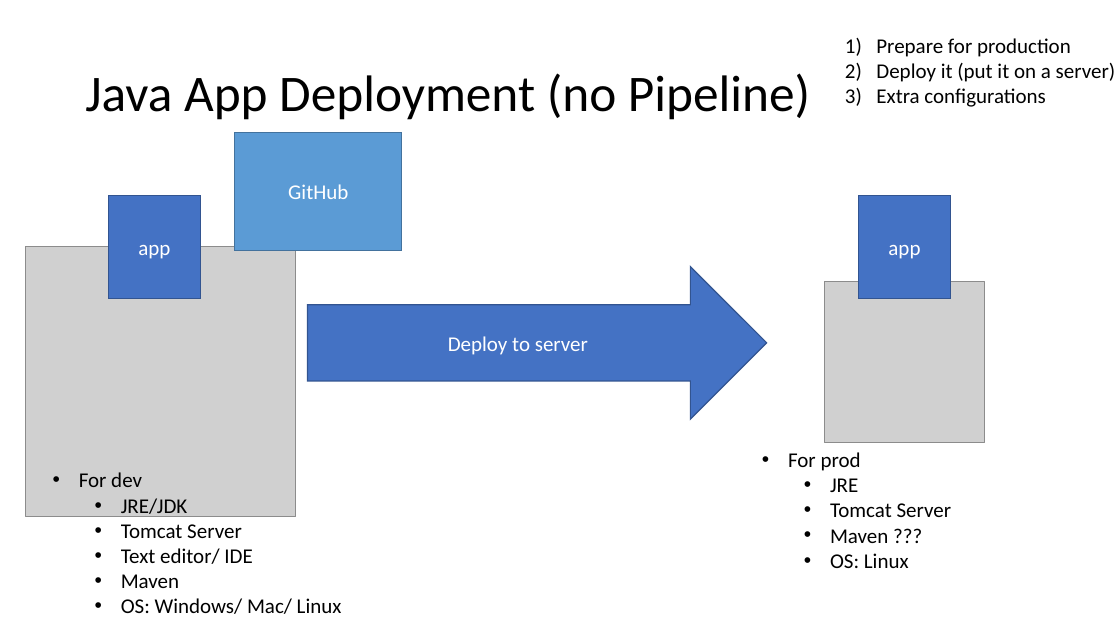
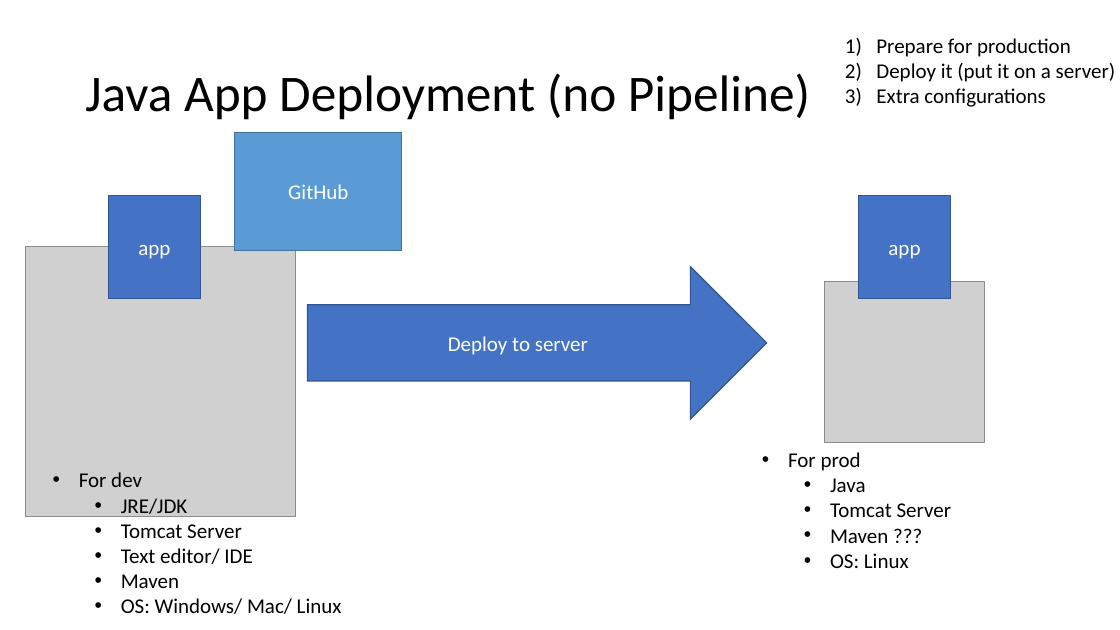
Before and after one commit to 200914ROC2/Training, a slide deck: slide 8 of 7Week-DevOps-AWS/7w-aws-devops.pptx. Drawn at 1120x630 pixels with LibreOffice and Linux fonts; fonts in the diff are those of the drawing; grey boxes stand for pictures. Boxes give left, top, right and bottom in pixels: in the first picture for what was removed or moved away, otherwise in the second. Text is boxed around its words. In the diff, an @@ line names an element or a change of style, - is before the commit and + after.

```diff
--- a/7Week-DevOps-AWS/7w-aws-devops.pptx
+++ b/7Week-DevOps-AWS/7w-aws-devops.pptx
@@ text at <box>830,478,866,492</box>: text changed @@
-  • JRE
+  • Java
```
Also in this commit, not shown: 2 other slides changed, 6 slides added.
